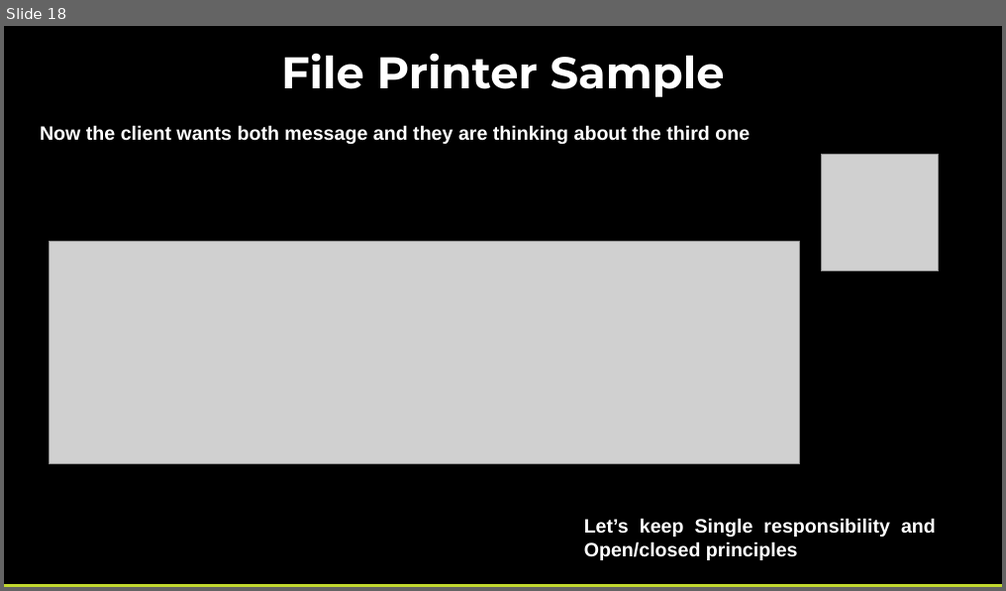
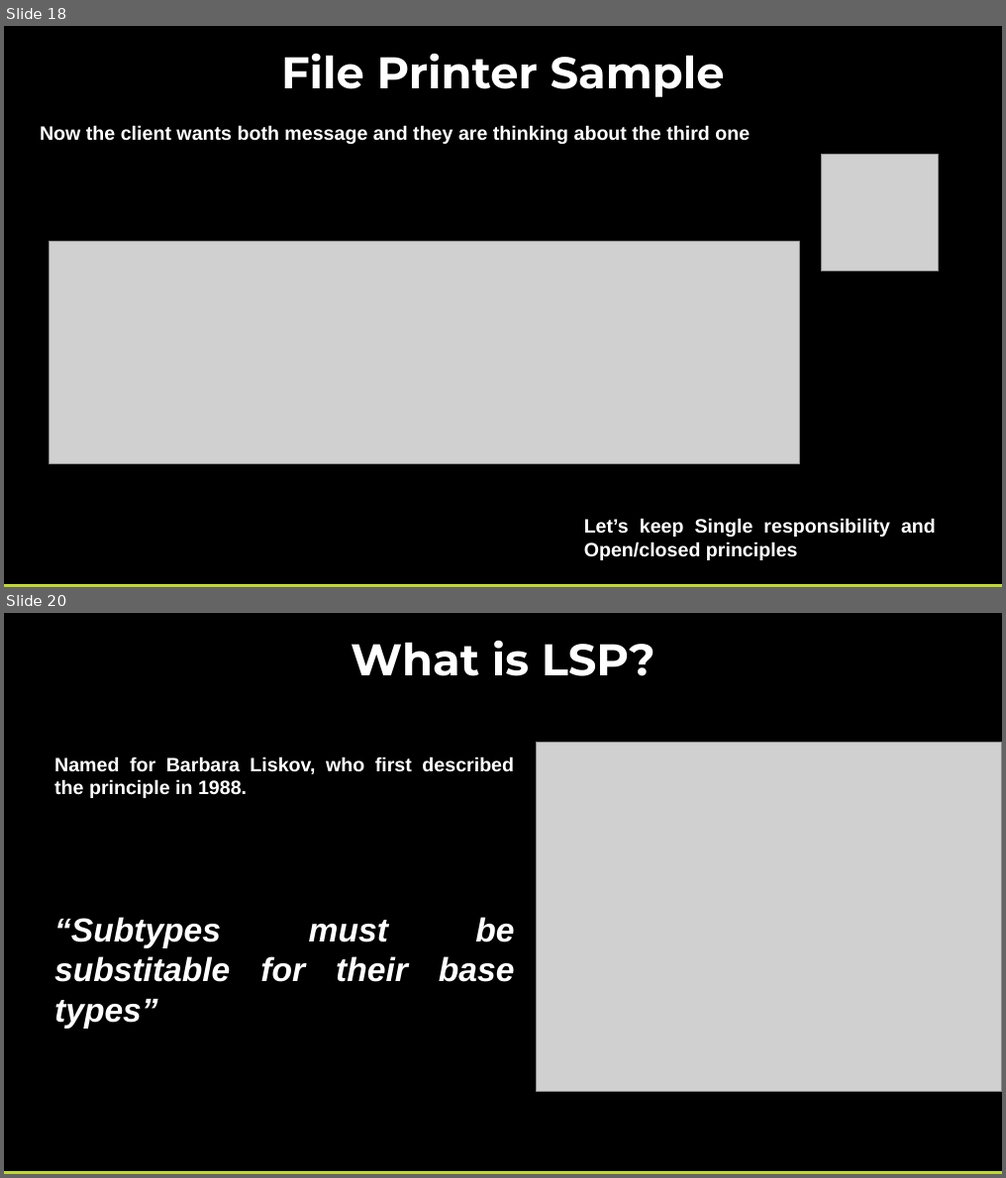
Before and after one commit to pcastellanos/TeamTraining, a slide deck: SOLID/SOLID.pptx. Shown one above the other, each under a label of ours: slide 18 before the commit, slides 18 and 20 after it; the slides between them are not shown. The pictures are 1006x591 and 1006x1178 pixels, drawn with LibreOffice and Linux fonts; fonts in the diff are those of the drawing; grey boxes stand for pictures. Boxes give left, top, right and bottom in pixels: in the first picture for what was removed or moved away, otherwise in the second. Text is boxed around its words. In the diff, an @@ line names an element or a change of style, - is before the commit and + after.

Commit message:
Add Liskov content, presentation and example. Please see "Liskov" folder in code.

```diff
--- a/SOLID/SOLID.pptx
+++ b/SOLID/SOLID.pptx
@@ slide 20 added at (x1=4, y1=613, x2=1002, y2=1174), background #000000 @@
@@ text added at (x1=350, y1=640, x2=655, y2=676), 32 pt, text #FFFFFF, bold @@
+What is LSP?
@@ text added at (x1=54, y1=757, x2=515, y2=1029), 14 pt, text #FFFFFF, bold @@
+Named for Barbara Liskov, who first described the principle in 1988.
+“Subtypes must be substitable for their base types”
@@ picture added at (x1=537, y1=743, x2=1002, y2=1092) @@
@@ rectangle added at (x1=4, y1=1171, x2=1002, y2=1174), fill #C1D82F @@
```
Also in this commit, not shown: 2 other slides added, 4 other files.
